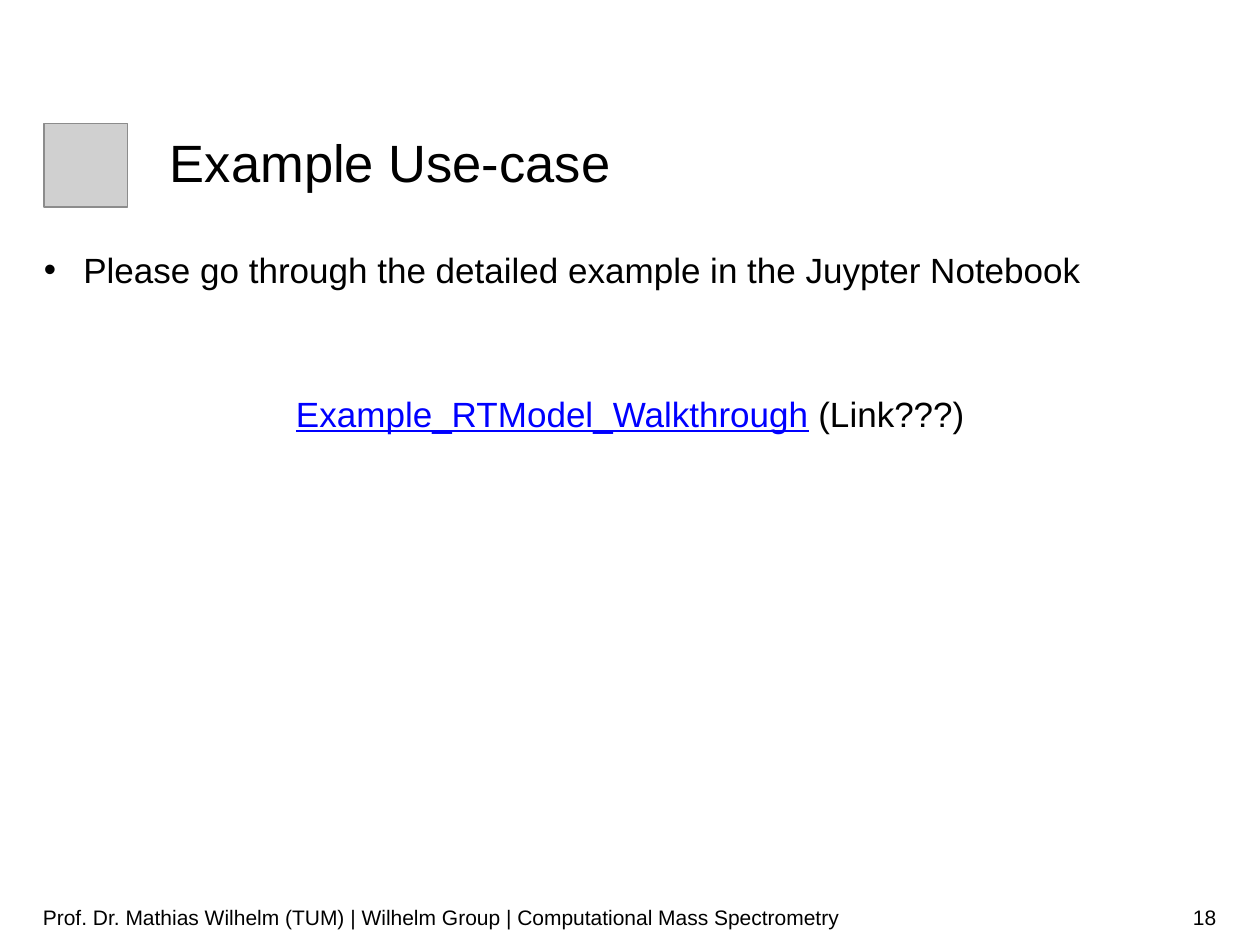
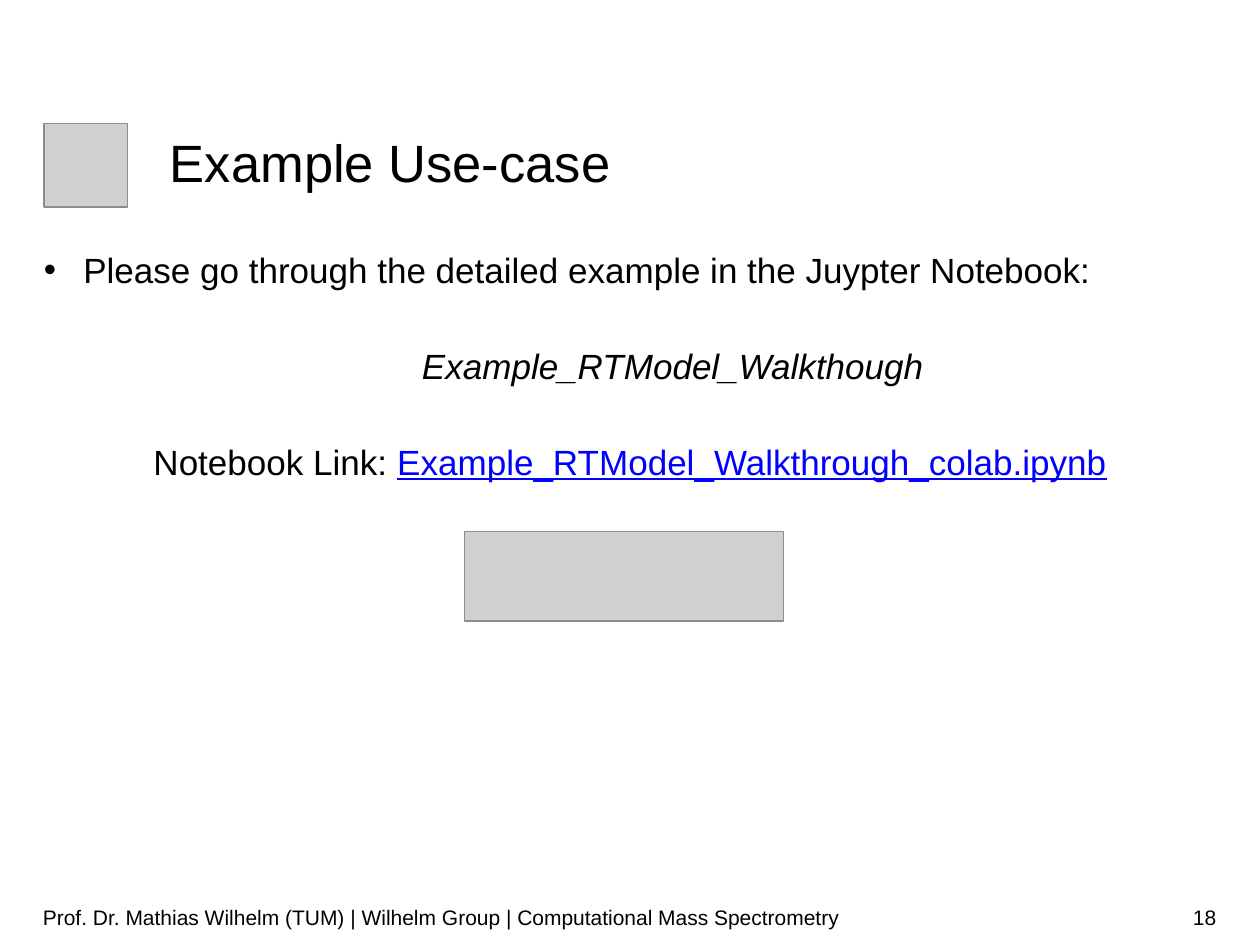
Before and after one commit to wilhelm-lab/dlomix-resources, a slide deck: slide 18 of 01_Intro_Slides_SummerSchool_Sep21.pptx. Drawn at 1260x945 pixels with LibreOffice and Linux fonts; fonts in the diff are those of the drawing; grey boxes stand for pictures; background and template pictures are left out. Boxes give left, top, right and bottom in pixels: in the first picture for what was removed or moved away, otherwise in the second. Text is boxed around its words. In the diff, an @@ line names an element or a change of style, - is before the commit and + after.

Commit message:
updates slides (notebook links, screenshots with dlomix name)

```diff
--- a/01_Intro_Slides_SummerSchool_Sep21.pptx
+++ b/01_Intro_Slides_SummerSchool_Sep21.pptx
@@ text at [83, 257, 1106, 481]: text changed @@
-• Please go through the detailed example in the Juypter Notebook
-Example_RTModel_Walkthrough (Link???)
+• Please go through the detailed example in the Juypter Notebook:
+Example_RTModel_Walkthough
+Notebook Link: Example_RTModel_Walkthrough_colab.ipynb
@@ picture added at [465, 532, 784, 621] @@
```
Also in this commit, not shown: 9 other slides changed.
